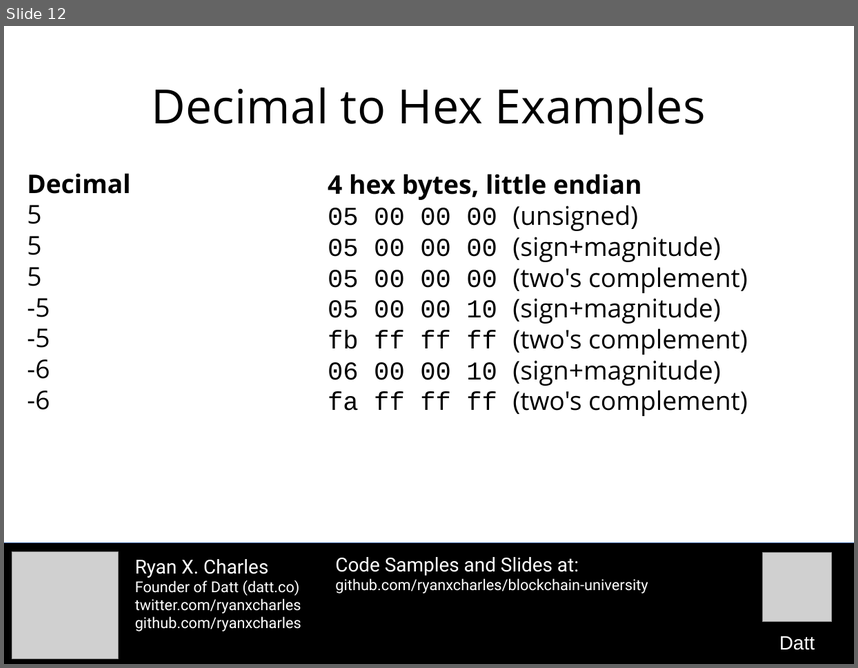
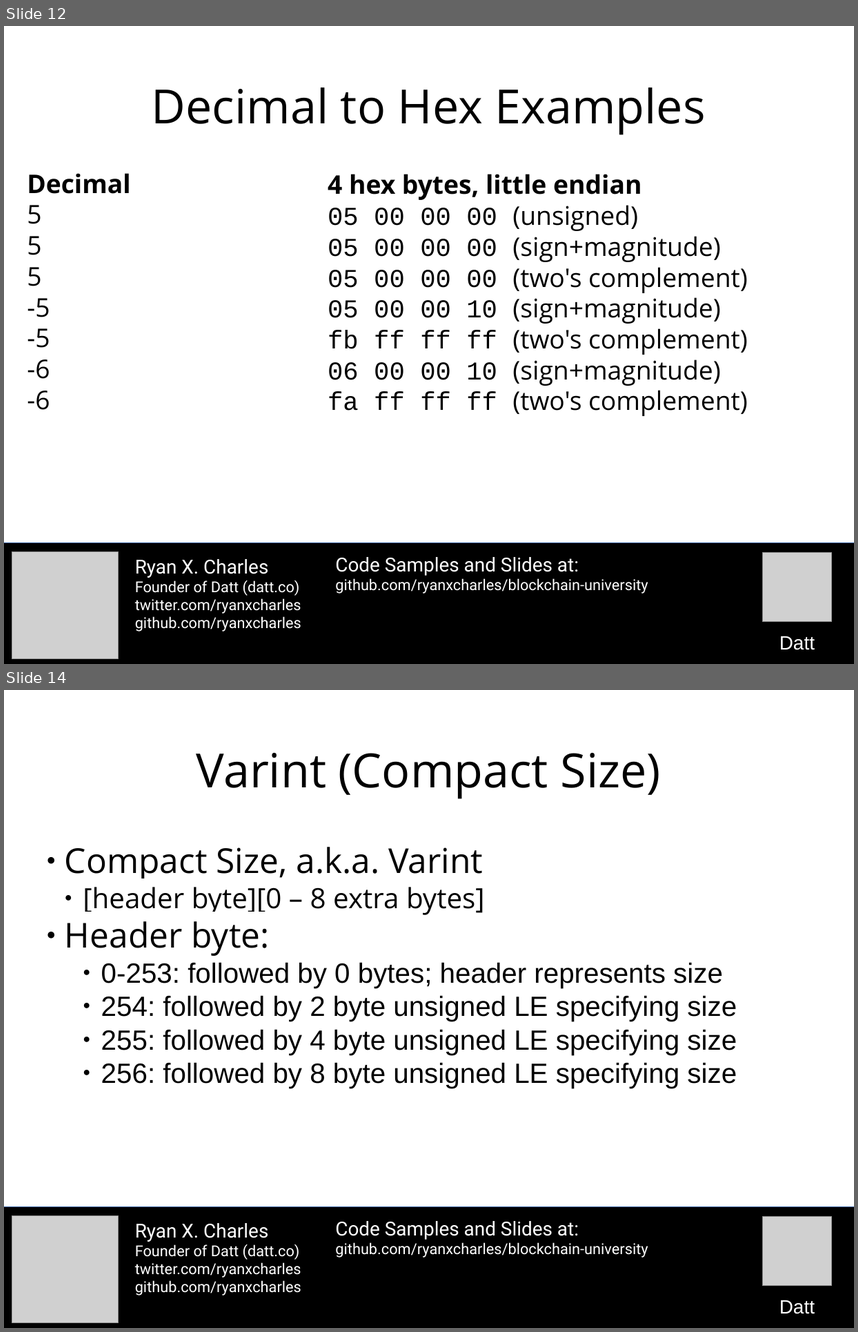
Before and after one commit to camelash/blockchain-university, a slide deck: slides/2015-10-26-transactions-and-blocks.odp. Shown one above the other, each under a label of ours: slide 12 before the commit, slides 12 and 14 after it; the slides between them are not shown. The pictures are 858x668 and 858x1332 pixels, drawn with LibreOffice and Linux fonts; fonts in the diff are those of the drawing; grey boxes stand for pictures. Boxes give left, top, right and bottom in pixels: in the first picture for what was removed or moved away, otherwise in the second. Text is boxed around its words. In the diff, an @@ line names an element or a change of style, - is before the commit and + after.

```diff
--- a/slides/2015-10-26-transactions-and-blocks.odp
+++ b/slides/2015-10-26-transactions-and-blocks.odp
@@ slide 14 added at <box>4,690,854,1328</box>, background #FFFFFF @@
@@ title added at <box>197,753,661,799</box>, 44 pt, text #000000 @@
+Varint (Compact Size)
@@ text added at <box>65,847,737,1088</box>, 26 pt, text #000000 @@
+● Compact Size, a.k.a. Varint
+  ● [header byte][0 – 8 extra bytes]
+● Header byte:
+    ● 0-253: followed by 0 bytes; header represents size
+    ● 254: followed by 2 byte unsigned LE specifying size
+    ● 255: followed by 4 byte unsigned LE specifying size
+    ● 256: followed by 8 byte unsigned LE specifying size
@@ rectangle added at <box>4,1207,854,1328</box>, fill #000000, outline #3465A4 0 pt @@
@@ picture added at <box>12,1215,119,1323</box> @@
@@ text added at <box>135,1223,301,1295</box>, 14 pt, text #FFFFFF @@
+Ryan X. Charles
+Founder of Datt (datt.co)
+twitter.com/ryanxcharles
+github.com/ryanxcharles
@@ text added at <box>335,1221,648,1257</box>, 14 pt, text #FFFFFF @@
+Code Samples and Slides at:
+github.com/ryanxcharles/blockchain-university
@@ picture added at <box>763,1216,833,1285</box> @@
@@ text added at <box>780,1299,815,1314</box>, 18 pt, text #FFFFFF @@
+Datt
```
Also in this commit, not shown: 2 slides changed, 34 other slides added, 1 other file.
